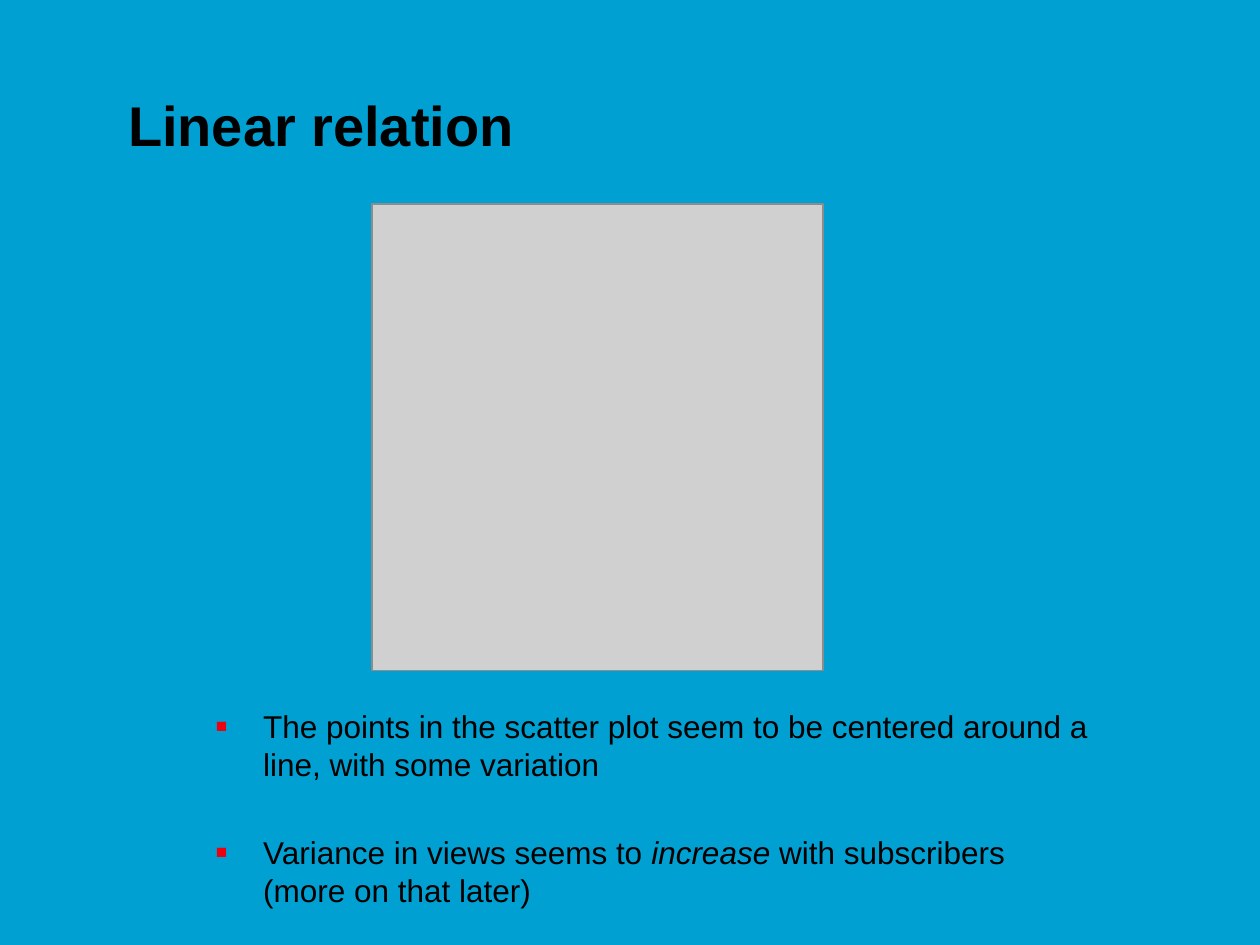
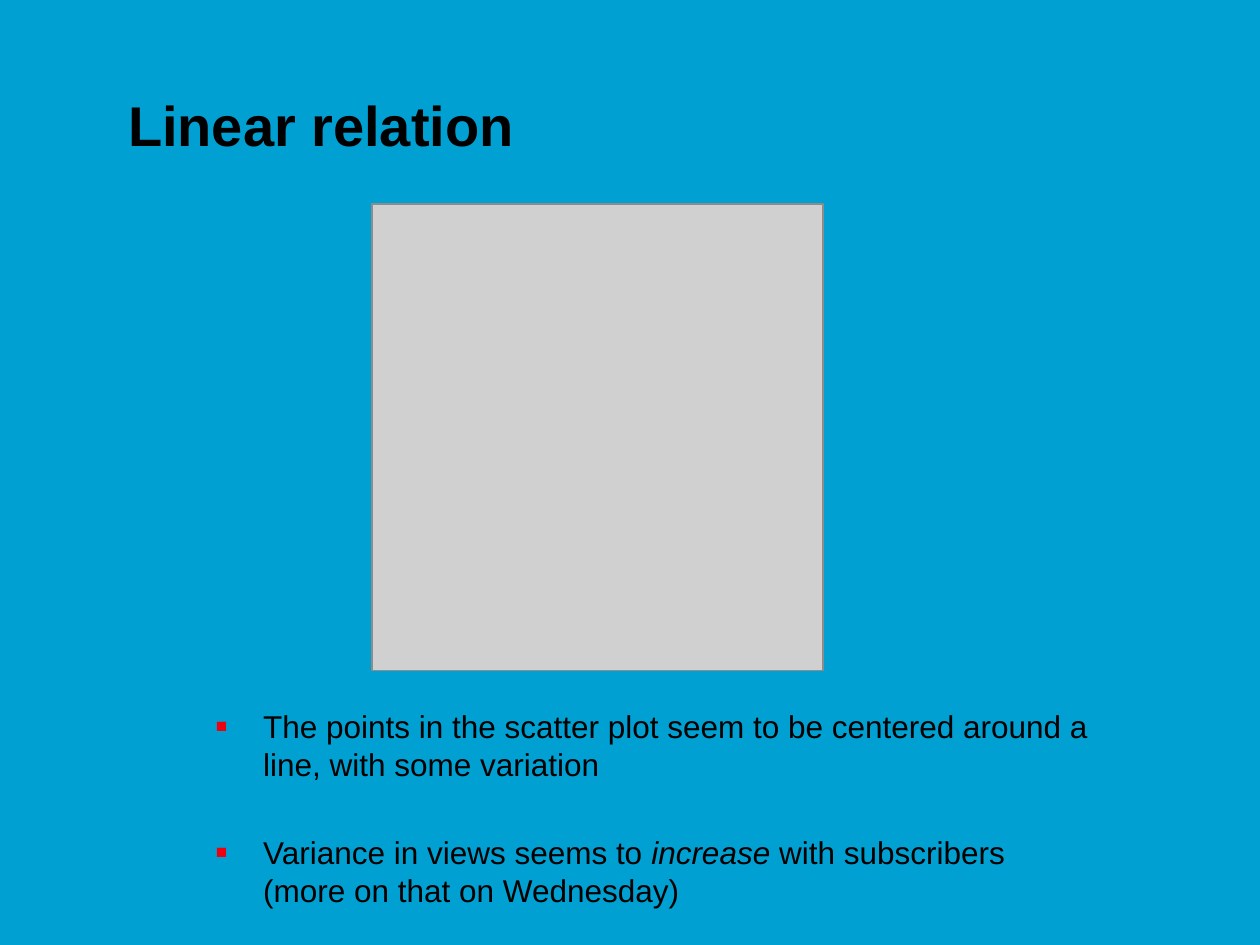
Before and after one commit to jonasmoons/data-driven-learning, a slide deck: slide 18 of slides/ddl-w5l1.pptx (slide 16 before the commit). Drawn at 1260x945 pixels with LibreOffice and Linux fonts; fonts in the diff are those of the drawing; grey boxes stand for pictures; background and template pictures are left out. Boxes give left, top, right and bottom in pixels: in the first picture for what was removed or moved away, otherwise in the second. Text is boxed around its words. In the diff, an @@ line names an element or a change of style, - is before the commit and + after.

```diff
--- a/slides/ddl-w5l1.pptx
+++ b/slides/ddl-w5l1.pptx
@@ text at <box>263,841,1005,908</box>: text changed @@
-■ Variance in views seems to increase with subscribers (more on that later)
+■ Variance in views seems to increase with subscribers (more on that on Wednesday)
```
Also in this commit, not shown: 7 other slides changed, 5 slides added, 2 slides removed, 4 other files.
